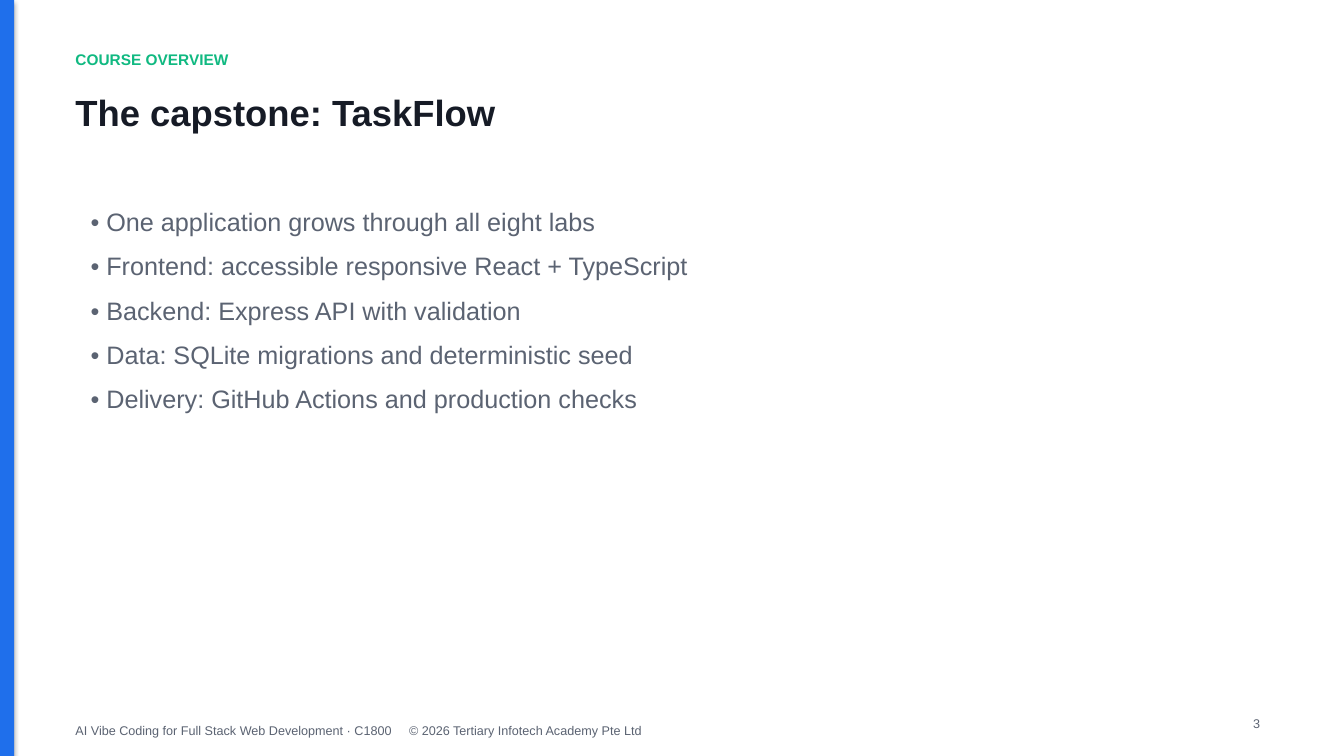
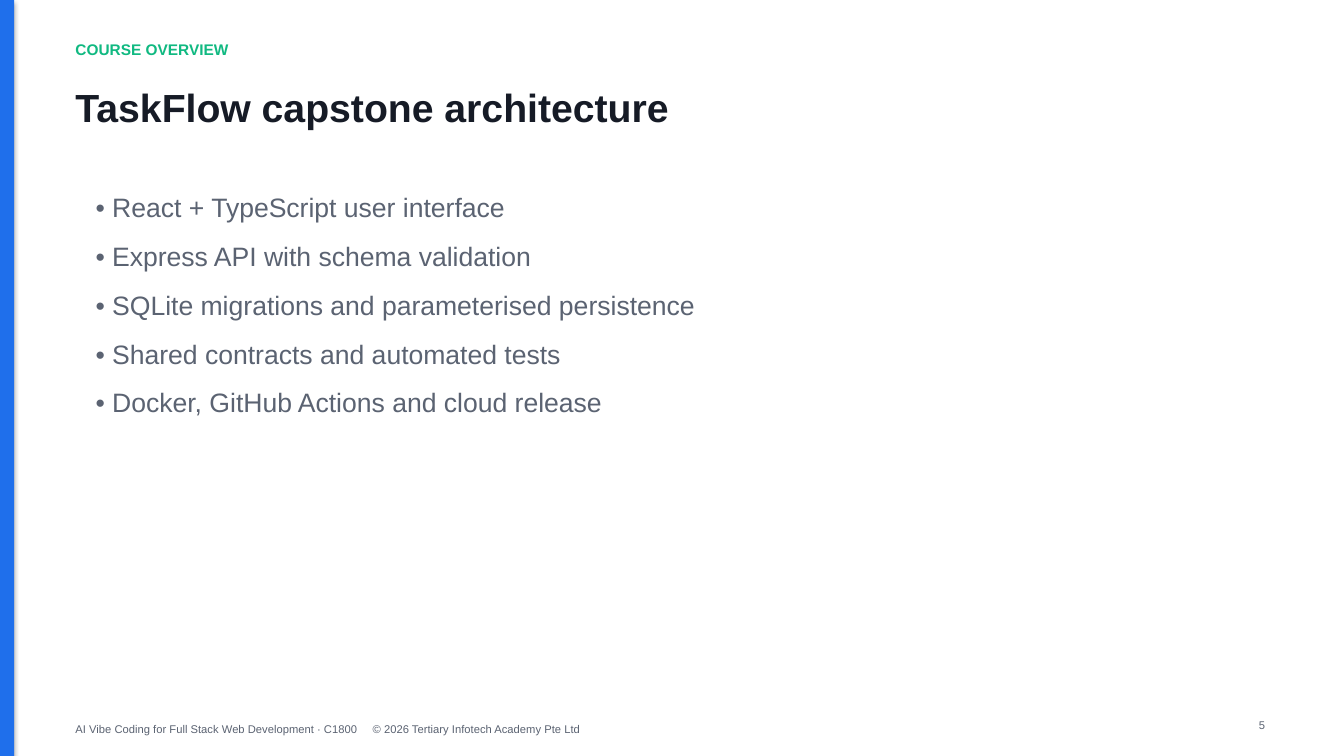
Before and after one commit to tertiarycourses/C1800-AI-Vibe-Coding-for-Full-Stack-Web-Development, a slide deck: slide 5 of courseware/C1800 AI Vibe Coding for Full Stack Web Development.pptx (slide 3 before the commit). Drawn at 1344x756 pixels with LibreOffice and Linux fonts; fonts in the diff are those of the drawing. Boxes give left, top, right and bottom in pixels: in the first picture for what was removed or moved away, otherwise in the second. Text is boxed around its words. In the diff, an @@ line names an element or a change of style, - is before the commit and + after.

Commit message:
feat: rebuild C1800 courseware to adult-training standard

```diff
--- a/courseware/C1800 AI Vibe Coding for Full Stack Web Development.pptx
+++ b/courseware/C1800 AI Vibe Coding for Full Stack Web Development.pptx
@@ text "COURSE OVERVIEW": place and size @@
-text "COURSE OVERVIEW" at (75, 54, 229, 65)
+text "COURSE OVERVIEW" at (75, 44, 229, 55)
@@ text at (75, 93, 668, 130): text changed; size 26 to 28 pt @@
-The capstone: TaskFlow
+TaskFlow capstone architecture
@@ text at (112, 197, 695, 416): text changed; size 18 to 19 pt @@
-• One application grows through all eight labs
-• Frontend: accessible responsive React + TypeScript
-• Backend: Express API with validation
-• Data: SQLite migrations and deterministic seed
-• Delivery: GitHub Actions and production checks
+• React + TypeScript user interface
+• Express API with schema validation
+• SQLite migrations and parameterised persistence
+• Shared contracts and automated tests
+• Docker, GitHub Actions and cloud release
@@ text "AI Vibe Coding for Full ..." at (75, 725, 580, 736): size 9 to 8 pt @@
@@ text removed at (1253, 719, 1260, 728) @@
-3
@@ text added at (1259, 721, 1265, 729), 8 pt, text #5B6372 @@
+5
```
Also in this commit, not shown: 4 other slides changed, 228 slides added, 48 slides removed, 50 other files.
